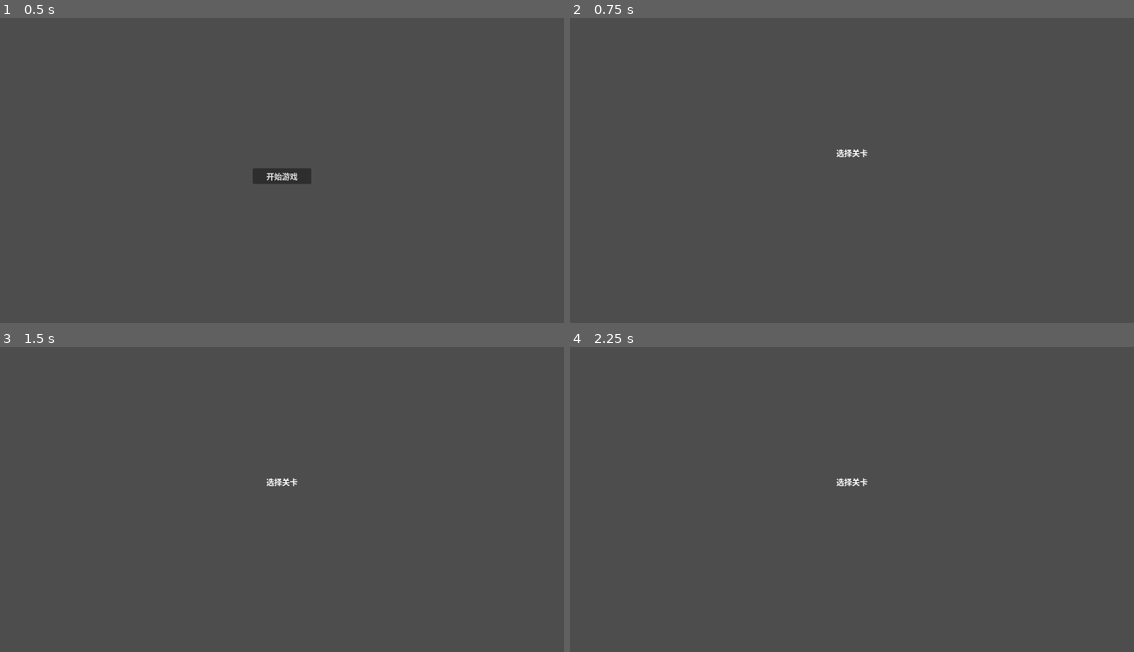
Above: before the commit, frames 1-4 (two rows, left to right).
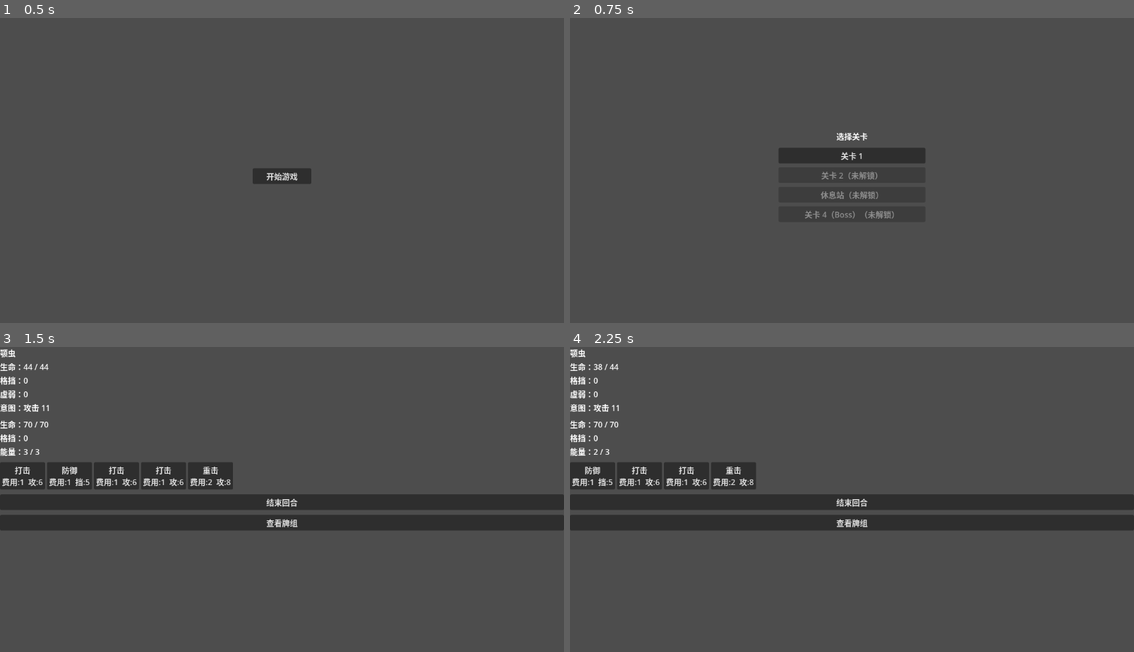
Above: after the commit, the same moments.

Repository: archer47-qingmei/AIGameTest2
Game: Godot game, scene res://menu/MainMenu.tscn
The game is run twice, just before and just after one commit, with the same random seed, the same clock (stepped at 60 frames per second) and the same inputs.
Inputs (mouse positions are in pixels of both pictures, inside the frame that each line leads up to):
- Up to frame 1 (0.5 s): no input
- Up to frame 2 (0.75 s): click "开始游戏" at 0.5 s
- Up to frame 3 (1.5 s): click (282, 484) at 1.25 s, where only the run after the commit has a clickable "关卡 1"
- Up to frame 4 (2.25 s): click (592, 475) at 2 s, where only the run after the commit has a clickable "打击 费用:1 攻:6"

Frame 1 is identical in both runs. In frame 2, 1.7% of the frame differs, in the area x 37-63%, y 37-66%; in frame 3, 14%, in the area x 0-100%, y 0-61%; in frame 4, 13%.
Error before the commit: Invalid access to property or key 'enemy_sequence' on a base object of type 'RefCounted (PlayerState)'. (res://map/MapScreen.gd:7)

Commit message:
refactor: update MapScreen to use NodeData.Type enum instead of string comparison

Diff:
--- a/map/MapScreen.gd
+++ b/map/MapScreen.gd
@@ -4,7 +4,7 @@
 
 func _ready() -> void:
 	var current: int = GameManager.player_state.current_node
-	var sequence: Array[String] = GameManager.player_state.enemy_sequence
+	var sequence: Array[NodeData] = GameManager.player_state.node_sequence
 	var total: int = sequence.size()
 	for i: int in total:
 		var btn: Button = Button.new()
@@ -14,7 +14,7 @@
 			btn.disabled = true
 		elif i == current:
 			btn.text = label
-			if sequence[i] == GameManager.REST_NODE:
+			if sequence[i].type == NodeData.Type.REST:
 				btn.pressed.connect(GameManager.go_to_rest)
 			else:
 				btn.pressed.connect(GameManager.go_to_combat)
@@ -23,8 +23,8 @@
 			btn.disabled = true
 		_node_container.add_child(btn)
 
-func _get_node_label(i: int, sequence: Array[String], total: int) -> String:
-	if sequence[i] == GameManager.REST_NODE:
+func _get_node_label(i: int, sequence: Array[NodeData], total: int) -> String:
+	if sequence[i].type == NodeData.Type.REST:
 		return "休息站"
 	elif i == total - 1:
 		return "关卡 %d（Boss）" % (i + 1)
